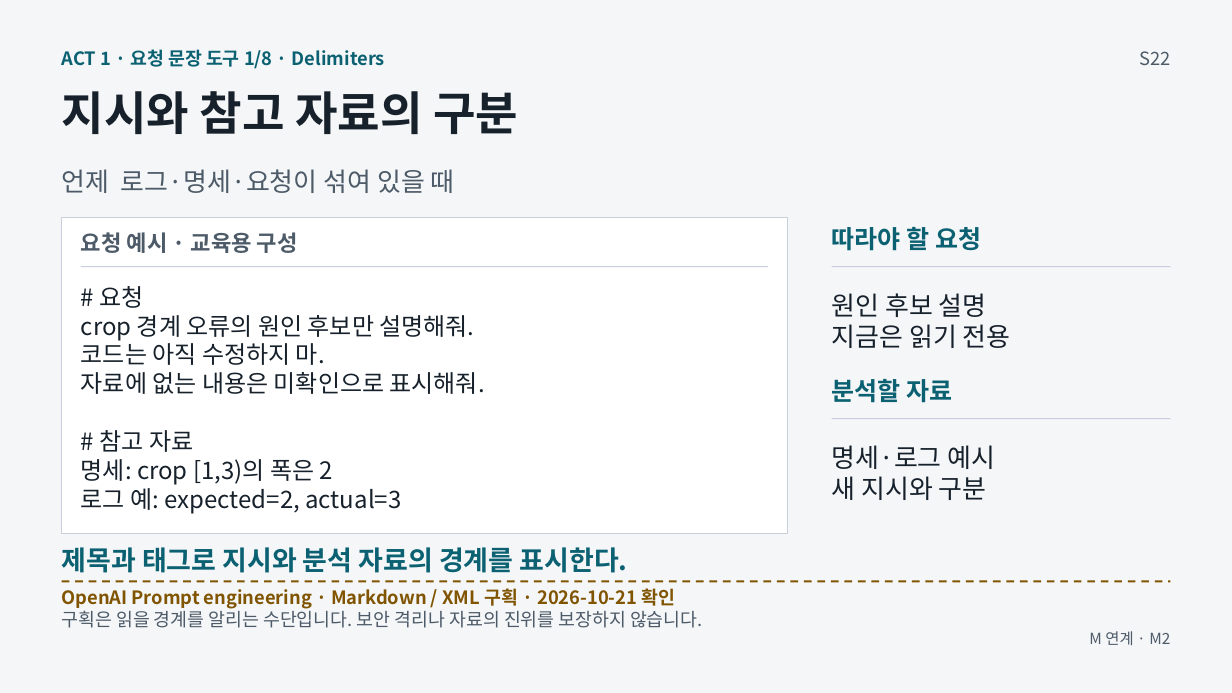
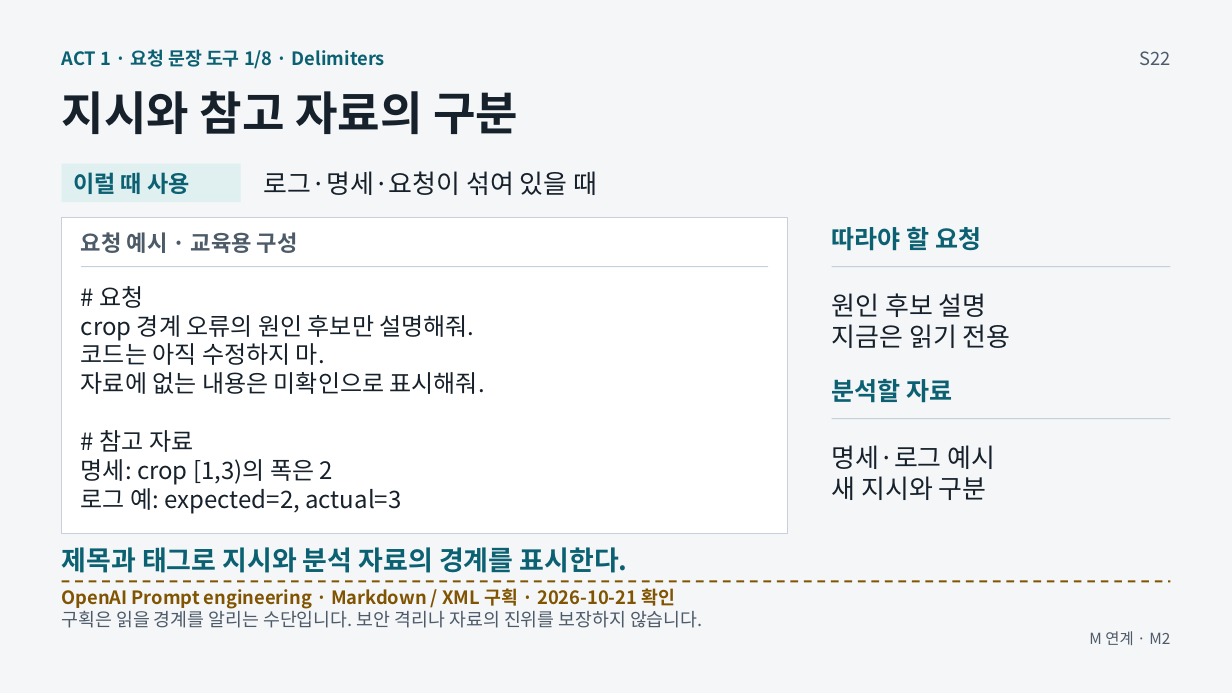
Before and after one commit to GideokKim/ai-dev-training, a slide deck: slide 12 of production/ACT_1.pptx. Drawn at 1232x693 pixels with LibreOffice and Linux fonts; fonts in the diff are those of the drawing. Boxes give left, top, right and bottom in pixels: in the first picture for what was removed or moved away, otherwise in the second. Text is boxed around its words. In the diff, an @@ line names an element or a change of style, - is before the commit and + after.

```diff
--- a/production/ACT_1.pptx
+++ b/production/ACT_1.pptx
@@ rectangle added at [62,164,241,202], fill #E0EFF0 @@
@@ text added at [73,172,190,194], 18 pt, text #0B6172, bold @@
+이럴 때 사용
@@ text at [264,171,598,195]: text changed; text colour #4D5A68 to #17212B @@
-언제 로그·명세·요청이 섞여 있을 때
+로그·명세·요청이 섞여 있을 때
```
Also in this commit, not shown: 7 other slides changed, 31 other files.
